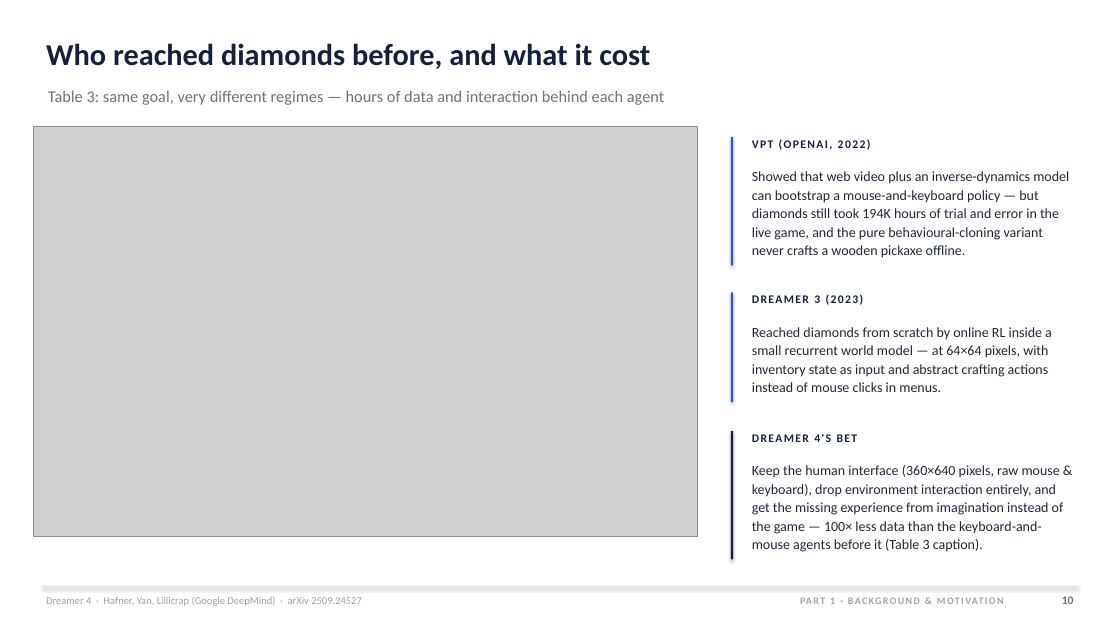
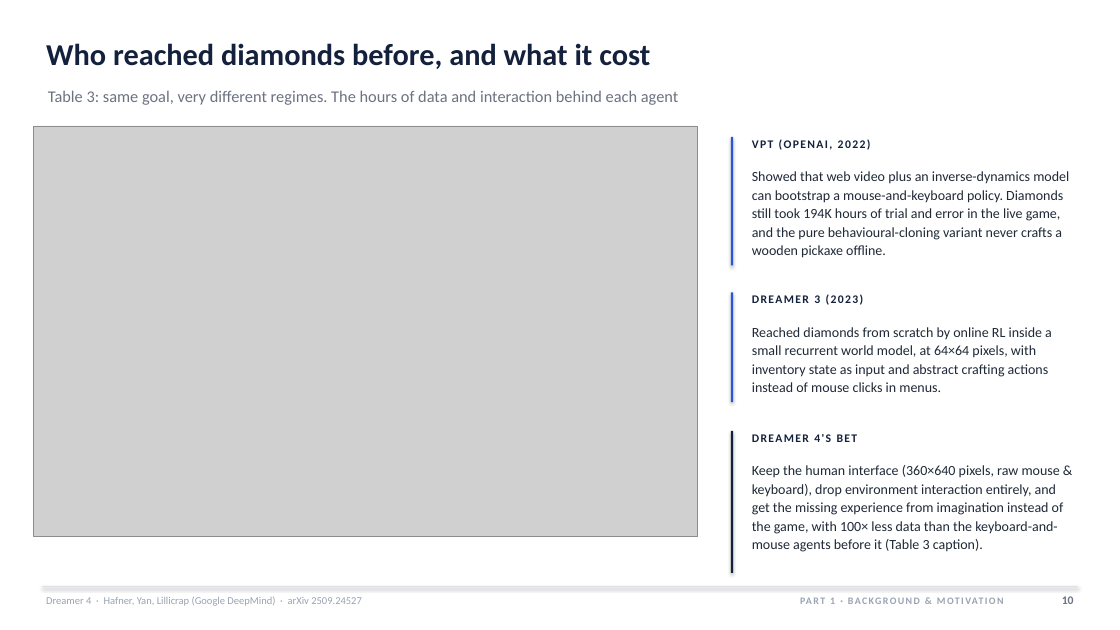
Before and after one commit to HarmannBitte/Dreamer-4, a slide deck: slide 10 of presentation/Dreamer4_Deep_Dive.pptx. Drawn at 1120x630 pixels with LibreOffice and Linux fonts; fonts in the diff are those of the drawing; grey boxes stand for pictures. Boxes give left, top, right and bottom in pixels: in the first picture for what was removed or moved away, otherwise in the second. Text is boxed around its words. In the diff, an @@ line names an element or a change of style, - is before the commit and + after.

Commit message:
Humanizer text pass over both decks (blader/humanizer v3); new slides: Algorithm 1 in full (eqs. 5-11); deep dive v7 (52 slides), final talk v2 (45 slides); v6 + final v1 renders archived in versions/

```diff
--- a/presentation/Dreamer4_Deep_Dive.pptx
+++ b/presentation/Dreamer4_Deep_Dive.pptx
@@ text at (x1=48, y1=90, x2=678, y2=105): text changed @@
-Table 3: same goal, very different regimes — hours of data and interaction behind each agent
+Table 3: same goal, very different regimes. The hours of data and interaction behind each agent
@@ text at (x1=752, y1=171, x2=1069, y2=258): text changed @@
-Showed that web video plus an inverse-dynamics model can bootstrap a mouse-and-keyboard policy — but diamonds still took 194K hours of trial and error in the live game, and the pure behavioural-cloning variant never crafts a wooden pickaxe offline.
+Showed that web video plus an inverse-dynamics model can bootstrap a mouse-and-keyboard policy. Diamonds still took 194K hours of trial and error in the live game, and the pure behavioural-cloning variant never crafts a wooden pickaxe offline.
@@ text at (x1=752, y1=327, x2=1052, y2=392): text changed @@
-Reached diamonds from scratch by online RL inside a small recurrent world model — at 64×64 pixels, with inventory state as input and abstract crafting actions instead of mouse clicks in menus.
+Reached diamonds from scratch by online RL inside a small recurrent world model, at 64×64 pixels, with inventory state as input and abstract crafting actions instead of mouse clicks in menus.
@@ rectangle resized from (x1=731, y1=431, x2=734, y2=560) to (x1=731, y1=431, x2=734, y2=573) @@
@@ text at (x1=752, y1=465, x2=1064, y2=552): text changed @@
-Keep the human interface (360×640 pixels, raw mouse & keyboard), drop environment interaction entirely, and get the missing experience from imagination instead of the game — 100× less data than the keyboard-and-mouse agents before it (Table 3 caption).
+Keep the human interface (360×640 pixels, raw mouse & keyboard), drop environment interaction entirely, and get the missing experience from imagination instead of the game, with 100× less data than the keyboard-and-mouse agents before it (Table 3 caption).
```
Also in this commit, not shown: 47 other slides changed, 2 slides added, 18 other files.
